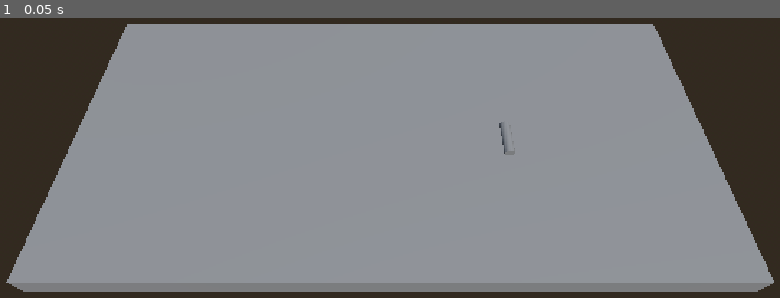
Above: before the commit, frame 1.
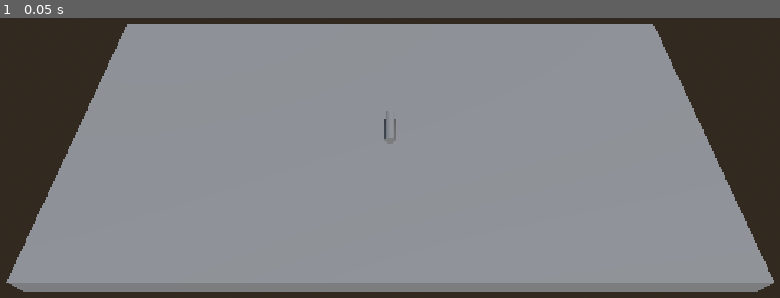
Above: after the commit, the same moment.

Repository: PortalGolem/BrackeysGameJam20262
Game: Godot game, scene res://Scenes/TableSpace.tscn
The game is run twice, just before and just after one commit, with the same random seed, the same clock (stepped at 60 frames per second) and the same inputs.
Inputs:
- Up to frame 1 (0.05 s): no input

The runs differ from the first frame. In frame 1, 0.1% of the frame differs, in the area x 49-67%, y 33-49%.

Commit message:
Cylender

Diff:
--- /dev/null
+++ b/Objects/Cylender.tscn
@@ -0,0 +1,43 @@
+[gd_scene format=3 uid="uid://dnvgae0oci6bj"]
+
+[ext_resource type="PackedScene" uid="uid://o7yitixrj7ix" path="res://Objects/item.tscn" id="1_icdtx"]
+[ext_resource type="Script" uid="uid://h568dl6gqtss" path="res://Scenes/cylender_contents.gd" id="2_4rry0"]
+
+[sub_resource type="CylinderMesh" id="CylinderMesh_ofc5g"]
+top_radius = 0.296875
+bottom_radius = 0.296875
+height = 0.50305176
+
+[sub_resource type="BoxShape3D" id="BoxShape3D_dghc6"]
+
+[sub_resource type="BoxMesh" id="BoxMesh_d5a3w"]
+
+[sub_resource type="CylinderShape3D" id="CylinderShape3D_ao0cn"]
+height = 0.5288086
+radius = 0.10546875
+
+[node name="Cylender" unique_id=1259799028 instance=ExtResource("1_icdtx")]
+
+[node name="MeshInstance3D" type="MeshInstance3D" parent="." index="0" unique_id=472628852]
+transform = Transform3D(-0.25129807, 0, 0, 0, -4.371139e-08, -0.25129807, 0, -1, 1.09845875e-08, 0, 0, 0)
+mesh = SubResource("CylinderMesh_ofc5g")
+
+[node name="CylenderContents" type="Node" parent="." index="1" unique_id=1149569401 node_paths=PackedStringArray("contents")]
+script = ExtResource("2_4rry0")
+contents = NodePath("Item")
+
+[node name="Item" parent="CylenderContents" index="0" unique_id=1309062708 instance=ExtResource("1_icdtx")]
+process_mode = 4
+visible = false
+
+[node name="CollisionShape3D" type="CollisionShape3D" parent="CylenderContents/Item" index="0" unique_id=221478772]
+shape = SubResource("BoxShape3D_dghc6")
+
+[node name="MeshInstance3D" type="MeshInstance3D" parent="CylenderContents/Item" index="1" unique_id=2057661985]
+mesh = SubResource("BoxMesh_d5a3w")
+
+[node name="CollisionShape3D" type="CollisionShape3D" parent="." index="2" unique_id=626366706]
+transform = Transform3D(1, 0, 0, 0, 0, 1.0000001, 0, -1.0000001, 0, 0, -0.006837189, 0.0036621094)
+shape = SubResource("CylinderShape3D_ao0cn")
+
+[connection signal="inspectObject" from="." to="CylenderContents" method="_on_cylender_inspect_object"]
--- a/Scenes/TableSpace.tscn
+++ b/Scenes/TableSpace.tscn
@@ -1,8 +1,7 @@
 [gd_scene format=3 uid="uid://cvlrfj50brt4"]
 
-[ext_resource type="PackedScene" uid="uid://o7yitixrj7ix" path="res://Objects/item.tscn" id="1_67p7y"]
+[ext_resource type="PackedScene" uid="uid://dnvgae0oci6bj" path="res://Objects/Cylender.tscn" id="2_67p7y"]
 [ext_resource type="PackedScene" uid="uid://to5ej5dtb3bl" path="res://Objects/dropable.tscn" id="2_hwbjd"]
-[ext_resource type="Script" uid="uid://h568dl6gqtss" path="res://Scenes/cylender_contents.gd" id="3_hwbjd"]
 
 [sub_resource type="BoxMesh" id="BoxMesh_37okk"]
 size = Vector3(9.214111, 0.34521484, 4.4733887)
@@ -19,15 +18,6 @@
 [sub_resource type="CameraAttributesPractical" id="CameraAttributesPractical_fo3dt"]
 
 [sub_resource type="Compositor" id="Compositor_2gruq"]
-
-[sub_resource type="CylinderMesh" id="CylinderMesh_37okk"]
-top_radius = 0.296875
-bottom_radius = 0.296875
-height = 0.50305176
-
-[sub_resource type="CylinderShape3D" id="CylinderShape3D_37okk"]
-height = 0.5288086
-radius = 0.10546875
 
 [node name="TableSpace" type="Node3D" unique_id=1361018379]
 
@@ -52,18 +42,5 @@
 [node name="Dropable" parent="." unique_id=671015364 instance=ExtResource("2_hwbjd")]
 transform = Transform3D(1, 0, 0, 0, 1, 0, 0, 0, 1, -3.770794, 5.9604645e-08, -1.5410397)
 
-[node name="Cylender" parent="." unique_id=511029066 instance=ExtResource("1_67p7y")]
-transform = Transform3D(1, 0, 0, 0, 1, 0, 0, 0, 1, 1.6878502, 0.20607787, 0.2055111)
-
-[node name="MeshInstance3D" type="MeshInstance3D" parent="Cylender" unique_id=678063040]
-transform = Transform3D(-0.25129807, 0, 0, 0, -4.371139e-08, -0.25129807, 0, -1, 1.09845875e-08, 0, 0, 0)
-mesh = SubResource("CylinderMesh_37okk")
-
-[node name="CylenderContents" type="Node" parent="Cylender" unique_id=1678490825]
-script = ExtResource("3_hwbjd")
-
-[node name="CollisionShape3D" type="CollisionShape3D" parent="Cylender" unique_id=1718064548]
-transform = Transform3D(1, 0, 0, 0, 0, 1.0000001, 0, -1.0000001, 0, 0, -0.006837189, 0.0036621094)
-shape = SubResource("CylinderShape3D_37okk")
-
-[connection signal="inspectObject" from="Cylender" to="Cylender/CylenderContents" method="_on_cylender_inspect_object"]
+[node name="Item" parent="." unique_id=1259799028 instance=ExtResource("2_67p7y")]
+transform = Transform3D(1, 0, 0, 0, 1, 0, 0, 0, 1, 0, 0.21662986, 0)
--- a/Scenes/cylender_contents.gd
+++ b/Scenes/cylender_contents.gd
@@ -1,12 +1,13 @@
 extends Node
 
 @export var contents:Node3D
+@export var notePositionOffset:Vector3 = Vector3.ZERO
 
 var hasContents = true
-var Ve
 
 func _on_cylender_inspect_object() -> void:
 	if hasContents:
 		contents.process_mode = Node.PROCESS_MODE_INHERIT
-		contents.reparent(get_parent(), true)
-		contents.position = get_parent().position
+		contents.visible = true
+		contents.reparent($"..".get_parent(), true)
+		contents.position = $"..".position
